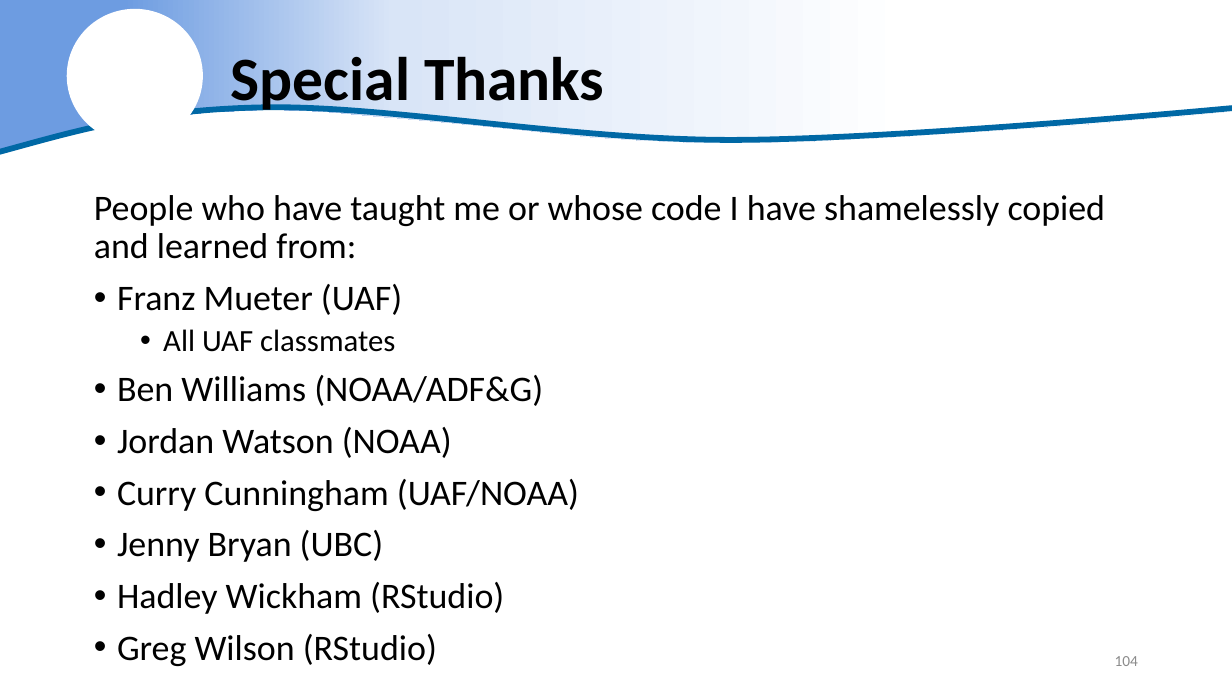
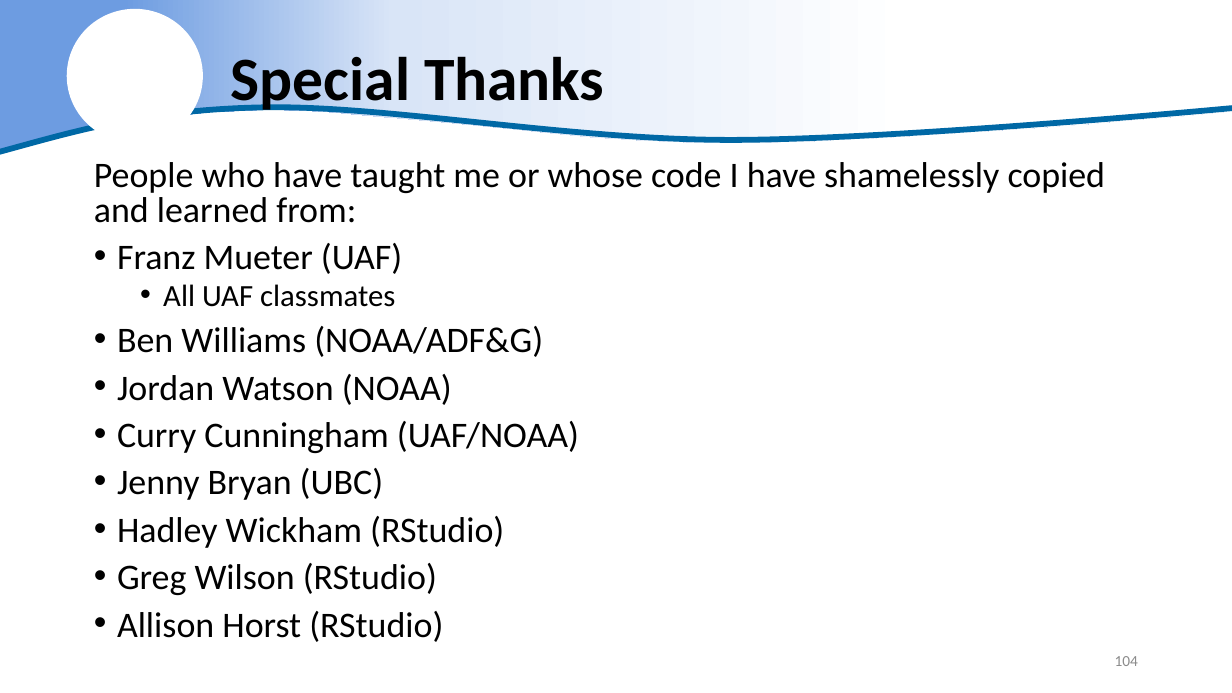
Before and after one commit to justinpriest/R_Intro_ADFG, a slide deck: slide 104 of The Basics of R.pptx. Drawn at 1232x693 pixels with LibreOffice and Linux fonts; fonts in the diff are those of the drawing; background and template pictures are left out. Boxes give left, top, right and bottom in pixels: in the first picture for what was removed or moved away, otherwise in the second. Text is boxed around its words. In the diff, an @@ line names an element or a change of style, - is before the commit and + after.

```diff
--- a/The Basics of R.pptx
+++ b/The Basics of R.pptx
@@ text "People who have taught me ...": place and size @@
-text "People who have taught me ..." at [94, 195, 1106, 666]
+text "People who have taught me ..." at [94, 162, 1106, 642]
@@ text at [94, 162, 1106, 595]: line spacing 0.9 to 0.8 @@
@@ text at [117, 611, 443, 642]: paragraph added @@
+• Allison Horst (RStudio)
```
Also in this commit, not shown: 8 other slides changed, 1 other file.
